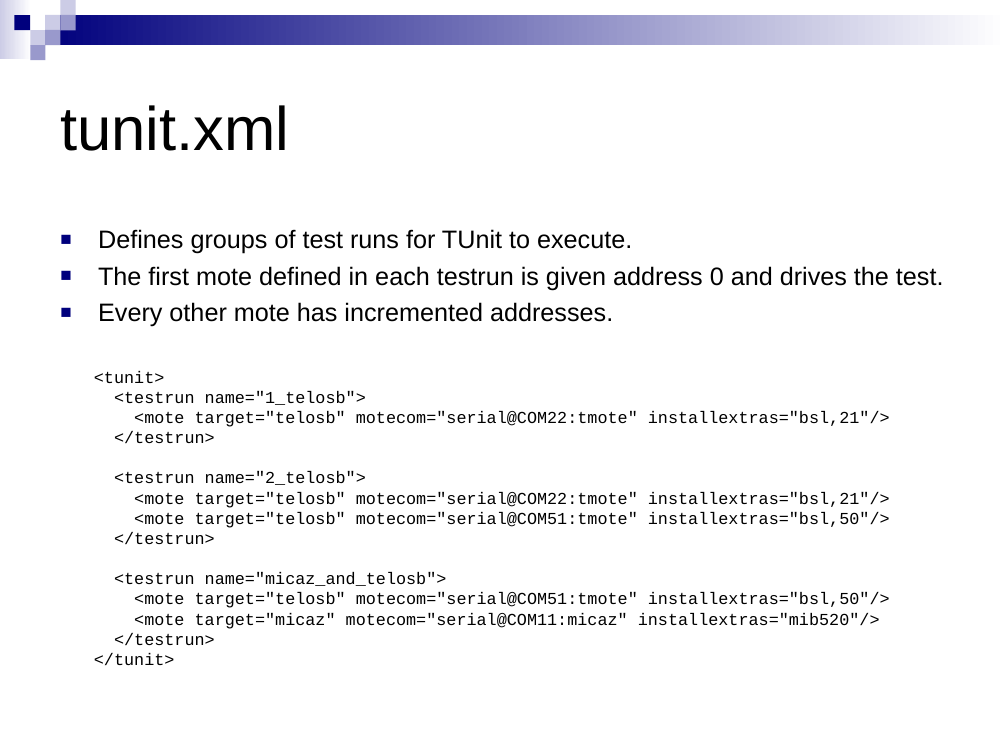
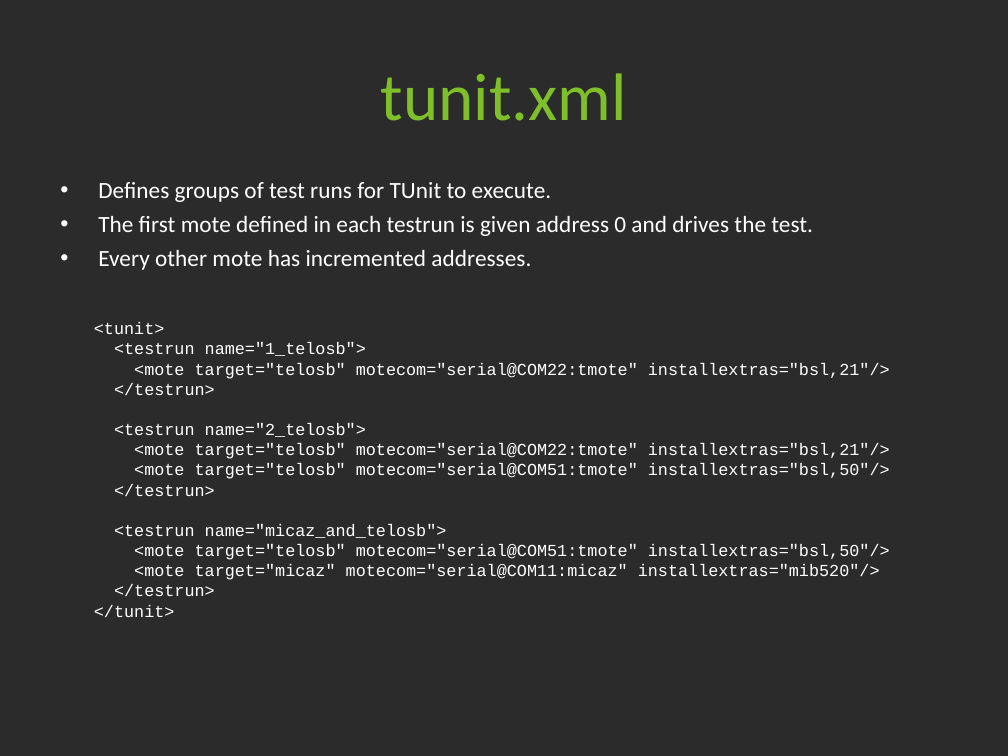
Before and after one commit to tyll/tinyos-2.x-contrib, a slide deck: slide 17 of tunit/docs/TUnit Intro.ppt (slide 16 before the commit). Drawn at 1008x756 pixels with LibreOffice and Linux fonts; fonts in the diff are those of the drawing; background and template pictures are left out; a plain dark background stands for a picture behind light text. Boxes give left, top, right and bottom in pixels: in the first picture for what was removed or moved away, otherwise in the second. Text is boxed around its words. In the diff, an @@ line names an element or a change of style, - is before the commit and + after.

Commit message:
Updated the TUnit presentation, removed some unnecessary files.  Lots of the documentation is on http://docs.tinyos.net/index.php/TUnit

```diff
--- a/tunit/docs/TUnit Intro.ppt
+++ b/tunit/docs/TUnit Intro.ppt
@@ background #FFFFFF to picture (left out) @@
@@ group removed at box(0, 0, 1008, 60): 9 rectangles @@
@@ title "tunit.xml": place and size @@
-title "tunit.xml" at box(60, 105, 289, 151)
+title "tunit.xml" at box(381, 73, 627, 121)
@@ title "tunit.xml" at box(381, 73, 627, 121): size 44 to 48 pt, font Arial to Calibri, text colour #000000 to #7EBF2A; alignment left to centre @@
@@ text "Defines groups of test runs ...": place and size @@
-text "Defines groups of test runs ..." at box(98, 229, 944, 327)
+text "Defines groups of test runs ..." at box(98, 182, 813, 270)
@@ text "Defines groups of test runs ..." at box(98, 182, 813, 270): size 18 to 16.6 pt, font Arial to Calibri, text colour #000000 to #FFFFFF; bullet ■ to •; bullet colour #00007D to #FFFFFF @@
@@ text "<tunit>": place and size @@
-text "<tunit>" at box(94, 371, 890, 666)
+text "<tunit>" at box(94, 322, 890, 617)
@@ text "<tunit>" at box(94, 322, 890, 617): text colour #000000 to #FFFFFF @@
```
Also in this commit, not shown: 34 other slides changed, 4 slides added, 1 slide removed, 3 other files.
